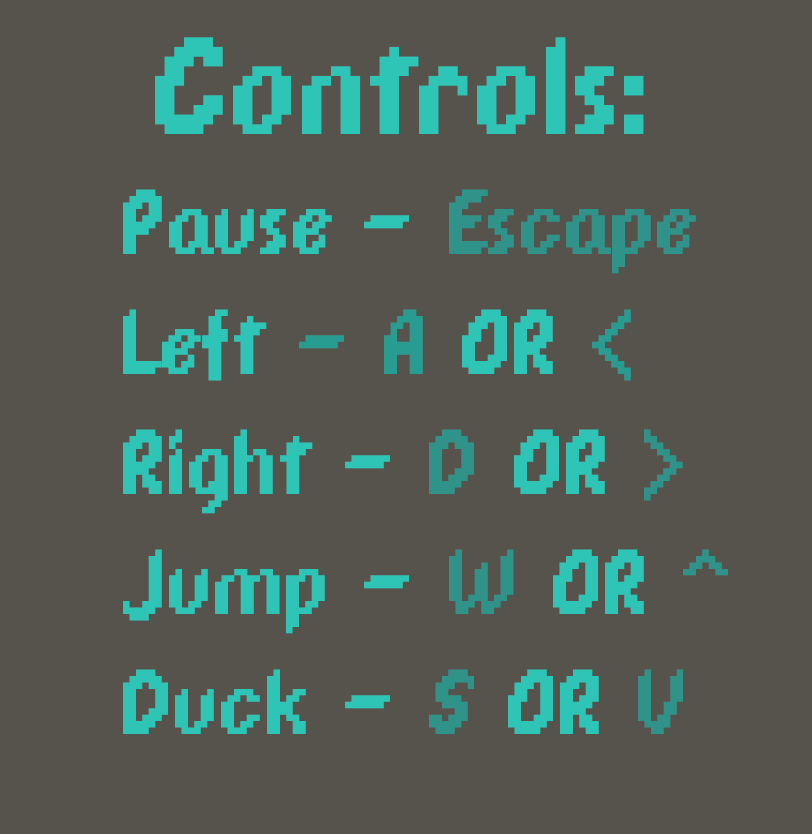
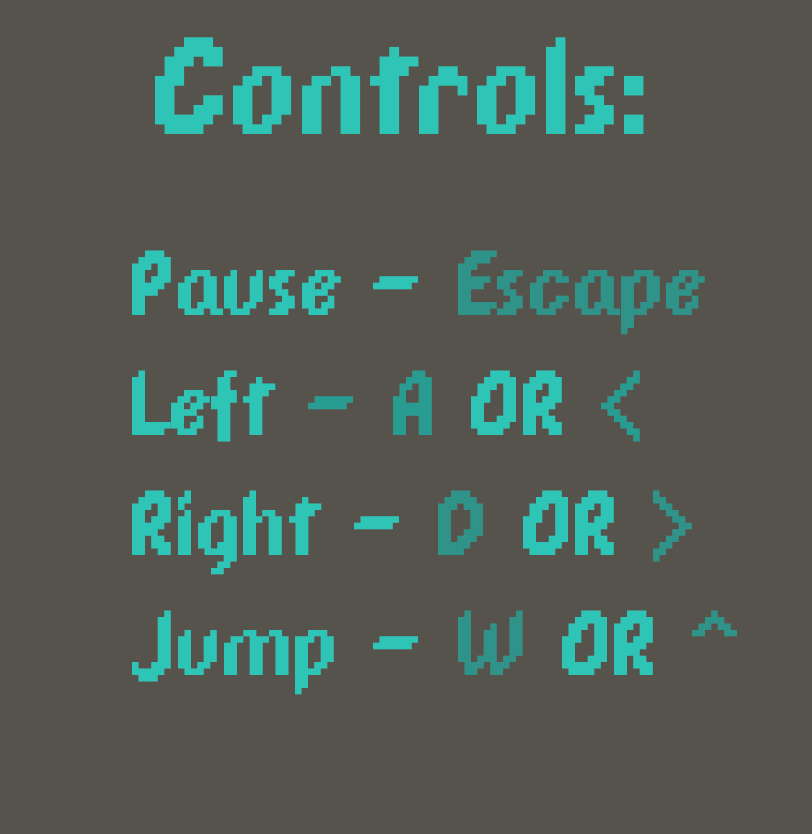
Revision of a layered (812, 834) image; what changed, layer by layer:
renamed "Pause - Escape Left - A OR < Right - D OR > Jump - W OR ^ Duck" to "Pause - Escape Left - A OR < Right - D OR > Jump - W OR ^", painted on it over (123, 189, 737, 734)
